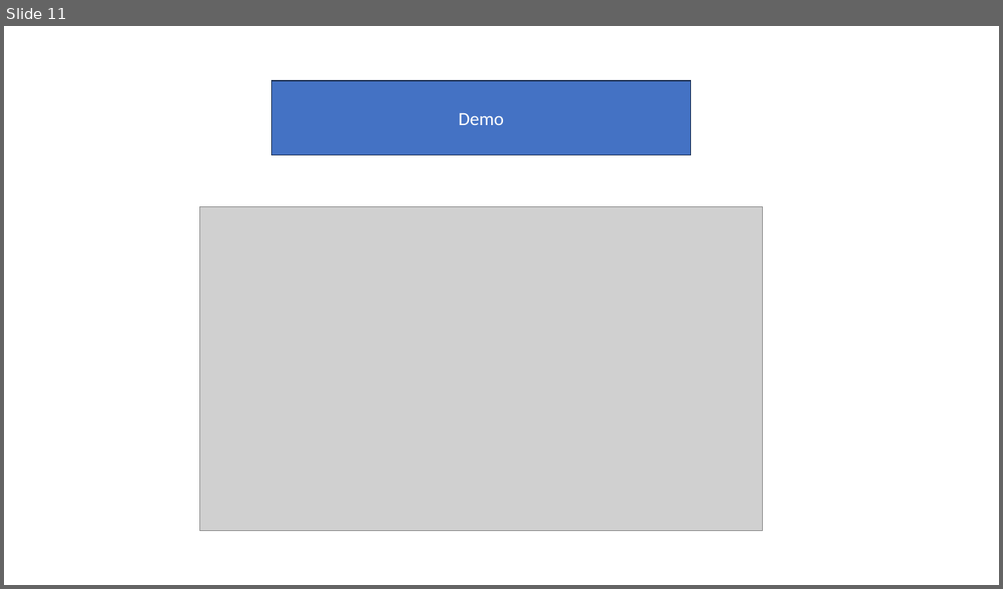
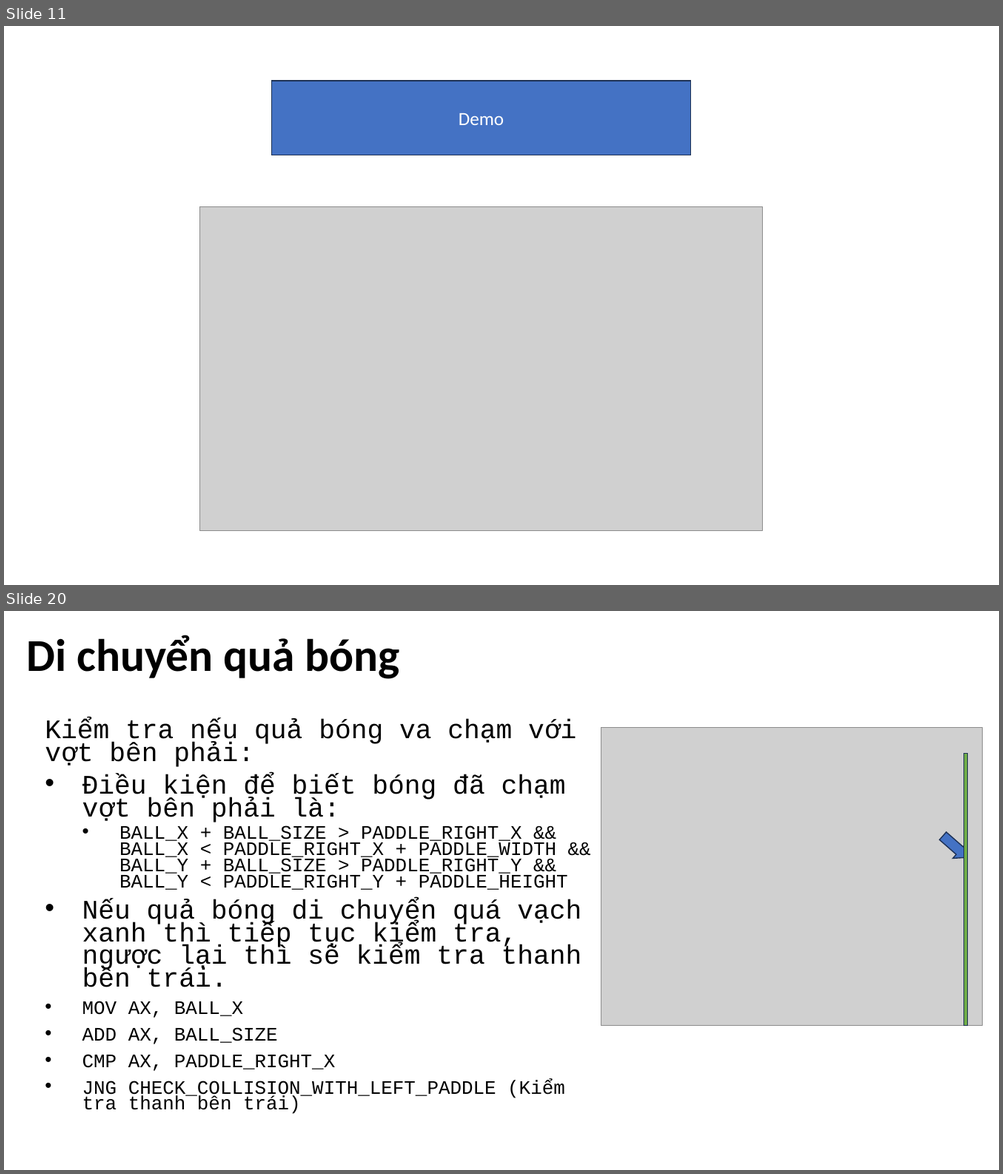
Before and after one commit to tkderphu/KTMT, a slide deck: ktmt_01.pptx. Shown one above the other, each under a label of ours: slide 11 before the commit, slides 11 and 20 after it; the slides between them are not shown. The pictures are 1003x589 and 1003x1174 pixels, drawn with LibreOffice and Linux fonts; fonts in the diff are those of the drawing; grey boxes stand for pictures. Boxes give left, top, right and bottom in pixels: in the first picture for what was removed or moved away, otherwise in the second. Text is boxed around its words. In the diff, an @@ line names an element or a change of style, - is before the commit and + after.

Commit message:
move ball

```diff
--- a/ktmt_01.pptx
+++ b/ktmt_01.pptx
@@ slide 20 added at (4,611,999,1170), background #FFFFFF @@
@@ title added at (26,635,400,679), 44 pt, text #000000, bold @@
+Di chuyển quả bóng
@@ subtitle added at (45,720,582,1100), 18.5 pt, text #000000 @@
+Kiểm tra nếu quả bóng va chạm với vợt bên phải:
+• Điều kiện để biết bóng đã chạm vợt bên phải là:
+  • BALL_X + BALL_SIZE > PADDLE_RIGHT_X && BALL_X < PADDLE_RIGHT_X + PADDLE_WIDTH && BALL_Y + BALL_SIZE > PADDLE_RIGHT_Y && BALL_Y < PADDLE_RIGHT_Y + PADDLE_HEIGHT
+• Nếu quả bóng di chuyển quá vạch xanh thì tiếp tục kiểm tra, ngược lại thì sẽ kiểm tra thanh bên trái.
+• MOV AX, BALL_X
+• ADD AX, BALL_SIZE
+• CMP AX, PADDLE_RIGHT_X
+• JNG CHECK_COLLISION_WITH_LEFT_PADDLE (Kiểm tra thanh bên trái)
@@ picture added at (601,727,982,1026) @@
@@ rectangle added at (964,754,967,1027), fill #70AD47, outline #1E3256 1 pt @@
@@ right arrow added at (936,828,975,866), fill #4472C4, outline #1E3256 1 pt @@
```
Also in this commit, not shown: 15 other slides added.
